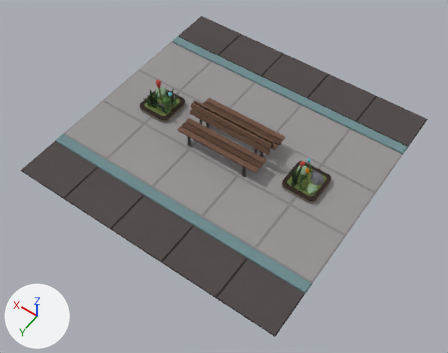
Before and after pictures for a commit that changed the glTF model models/1. road/Road_A.glb.
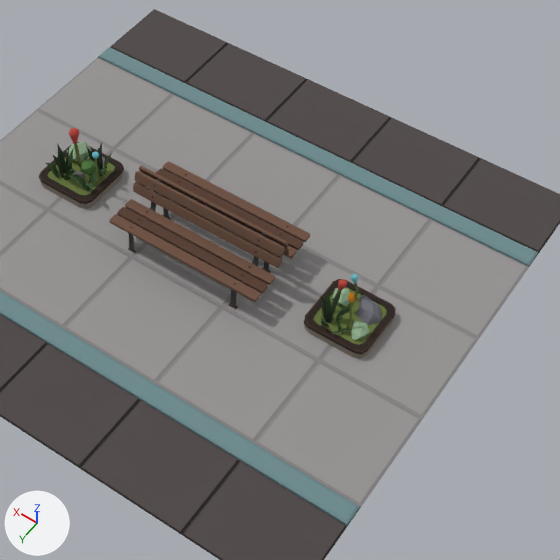
There are two pictures of each version: one whole from a camera (50 mm lens) standing at (-12.71, 18.44, 25.75) and looking at (-0.77, 1.72, -0.53), one close up on the part from 26% to 94% of the width and 3% to 88% of the height. The lights are fixed; the arrows at lower left show +X, +Y and +Z. Objects named as collision shapes, trigger or cutter boxes, shadow casters or lower levels of detail are left out. Where no turn or scale is listed for an object, it has been applied to the vertices.

Before the edit, the objects in view are built like this:
```python
me_plane_671 = bpy.data.meshes.new('Plane.671')
me_plane_671.from_pydata(...)  # 172 vertices, 286 faces; spans x -8.0..8.0, y -8.0..8.0, z 0.0..0.1
me_plane_671.materials.append(mat_road_tx)  # picture img_piratespack_tx
me_untitled_4591 = bpy.data.meshes.new('Untitled.4591')
me_untitled_4591.from_pydata(...)  # 618 vertices, 1108 faces; spans x -2.57..2.51, y -1.41..0.04, z 0.0..1.89
me_untitled_4591.materials.append(mat_road_tx)  # picture img_piratespack_tx
me_untitled_4592 = bpy.data.meshes.new('Untitled.4592')
me_untitled_4592.from_pydata(...)  # 618 vertices, 1108 faces; spans x -2.61..2.47, y 0.08..1.53, z 0.0..1.89
me_untitled_4592.materials.append(mat_road_tx)  # picture img_piratespack_tx
ob_bench01_008 = bpy.data.objects.new('Bench01.008', me_untitled_4591)
ob_bench01_008.location = (0.0, 0.0, 0.0)
ob_bench01_009 = bpy.data.objects.new('Bench01.009', me_untitled_4592)
ob_bench01_009.location = (0.0, 0.0, 0.0)
ob_road_a = bpy.data.objects.new('Road_A', me_plane_671)
ob_road_a.location = (0.0, 0.0, 0.0)
# also in view: 'Cube.275' at (-4.78, -0.01, 0.18); 'Cube.274' at (4.79, -0.01, 0.18)
```
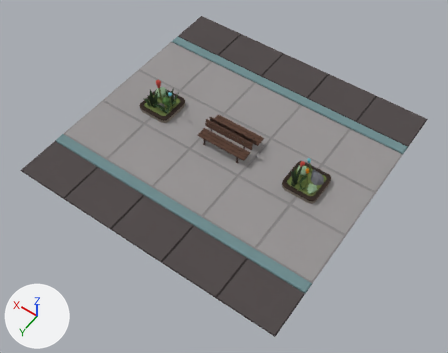
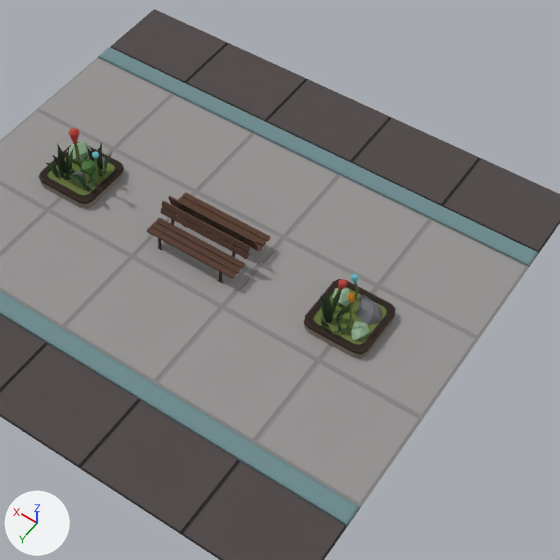
Pixel boxes (x1, y1, x2, y2) of what changed, in the close-ups (560 x 560 px):
'Bench01.009', deleted (brown): before (109, 171, 285, 310)
'Bench01.008', deleted (brown): before (139, 161, 310, 273)
'Bench_01.002', added (brown): after (147, 201, 250, 284)
'Bench_01.003', added (brown): after (168, 193, 271, 259)

Diff of the bpy script that builds the scene:
```diff
--- a/models/1. road/Road_A.glb.py
+++ b/models/1. road/Road_A.glb.py
@@ img_piratespack_tx_png @@
+img_piratespack_tx_png = load_image('PiratesPack_TX.png', '_unpacked/PiratesPack_TX.png', 512, 512, 'sRGB')
@@ mat_road_tx_001 @@
+mat_road_tx_001 = principled_material('Road_TX.001')
+mat_road_tx_001.texture = img_piratespack_tx_png
+mat_road_tx_001.roughness = 1.0
@@ me_untitled_005 @@
+me_untitled_005.from_pydata(...)  # 400 vertices, 672 faces; spans x -1.65..1.41, y -0.43..0.45, z 0.0..1.14
+me_untitled_005.materials.append(mat_road_tx_001)  # picture img_piratespack_tx_png
@@ me_untitled_004 @@
+me_untitled_004.from_pydata(...)  # 400 vertices, 672 faces; spans x -1.41..1.65, y -0.45..0.43, z 0.0..1.14
+me_untitled_004.materials.append(mat_road_tx_001)  # picture img_piratespack_tx_png
@@ ob_bench01_008 @@
-ob_bench01_008 = bpy.data.objects.new('Bench01.008', me_untitled_4591)
-ob_bench01_008.location = (0.0, 0.0, 0.0)
@@ ob_bench01_009 @@
-ob_bench01_009 = bpy.data.objects.new('Bench01.009', me_untitled_4592)
-ob_bench01_009.location = (0.0, 0.0, 0.0)
@@ ob_bench_01_003 @@
+ob_bench_01_003 = bpy.data.objects.new('Bench_01.003', me_untitled_005)
+ob_bench_01_003.location = (0.13, -0.54, 0.0)
@@ ob_bench_01_002 @@
+ob_bench_01_002 = bpy.data.objects.new('Bench_01.002', me_untitled_004)
+ob_bench_01_002.location = (-0.1, 0.54, 0.03)
```
